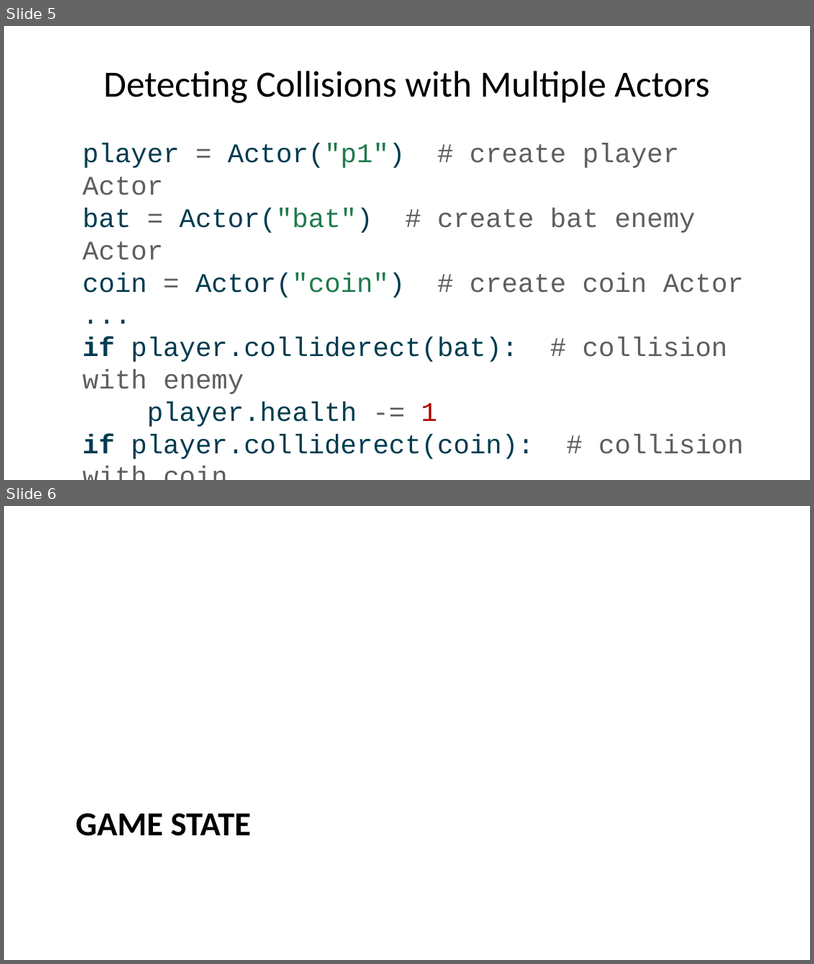
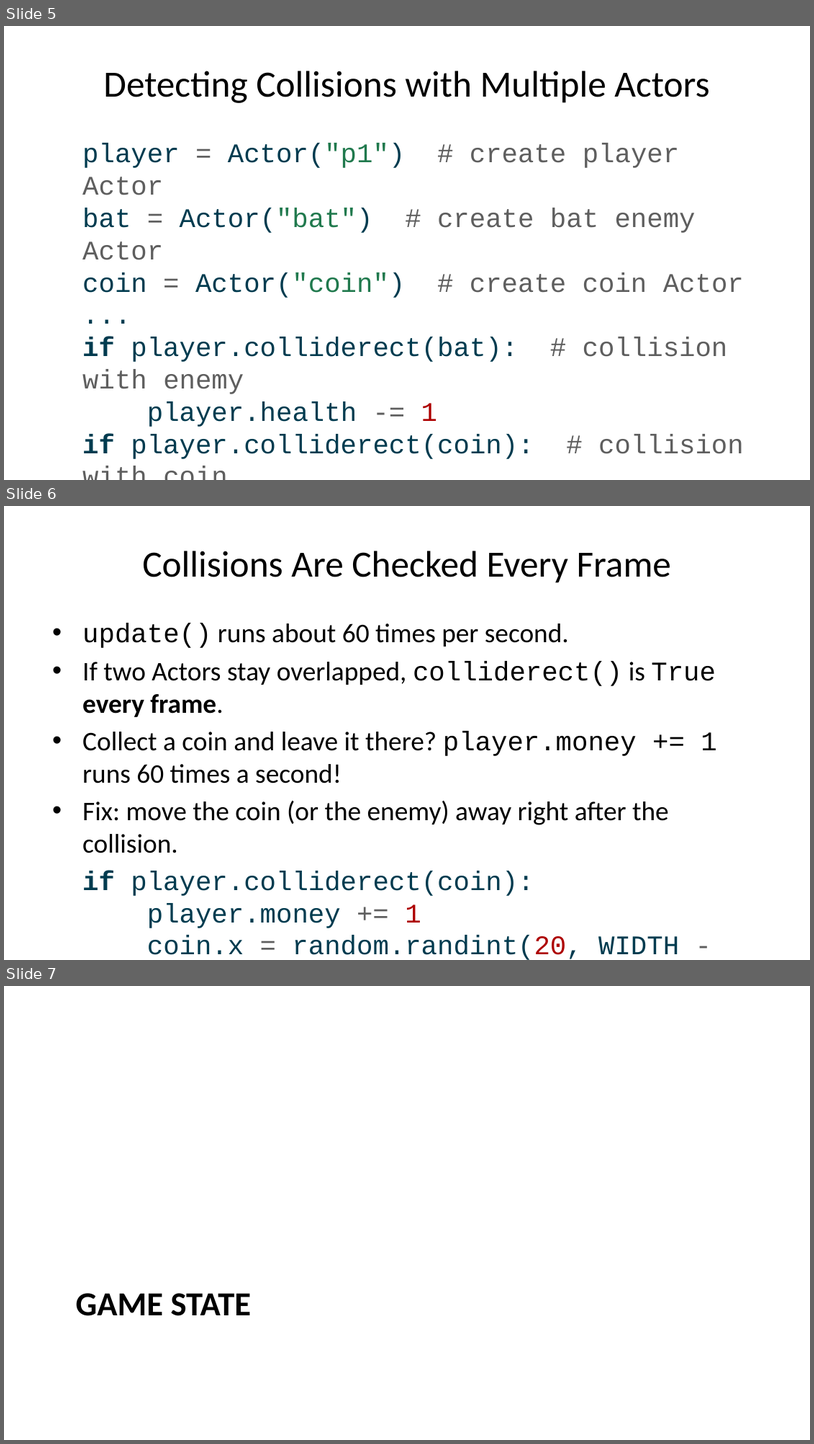
Before and after one commit to mjdargen/cs4040, a slide deck: course/u3m3/u3m3-slides.pptx. Shown one above the other, each under a label of ours: slides 5 and 6 before the commit, slides 5, 6 and 7 after it. The pictures are 814x964 and 814x1444 pixels, drawn with LibreOffice and Linux fonts; fonts in the diff are those of the drawing. Boxes give left, top, right and bottom in pixels: in the first picture for what was removed or moved away, otherwise in the second. Text is boxed around its words. In the diff, an @@ line names an element or a change of style, - is before the commit and + after.

```diff
--- a/course/u3m3/u3m3-slides.pptx
+++ b/course/u3m3/u3m3-slides.pptx
@@ slide 6 added at [4,506,810,960], background #FFFFFF @@
@@ title added at [142,551,671,583], 33 pt, text #000000 @@
+Collisions Are Checked Every Frame
@@ text added at [82,623,717,960], 24 pt, text #000000 @@
+• update() runs about 60 times per second.
+• If two Actors stay overlapped, colliderect() is True every frame.
+• Collect a coin and leave it there? player.money += 1 runs 60 times a second!
+• Fix: move the coin (or the enemy) away right after the collision.
+if player.colliderect(coin):
+player.money += 1
+coin.x = random.randint(20, WIDTH - 20) # move it so it's only collected once
@@ what was slide 6 is now slide 7 @@
```
Also in this commit, not shown: 5 slides changed, 3 other slides added, 18 other files.
